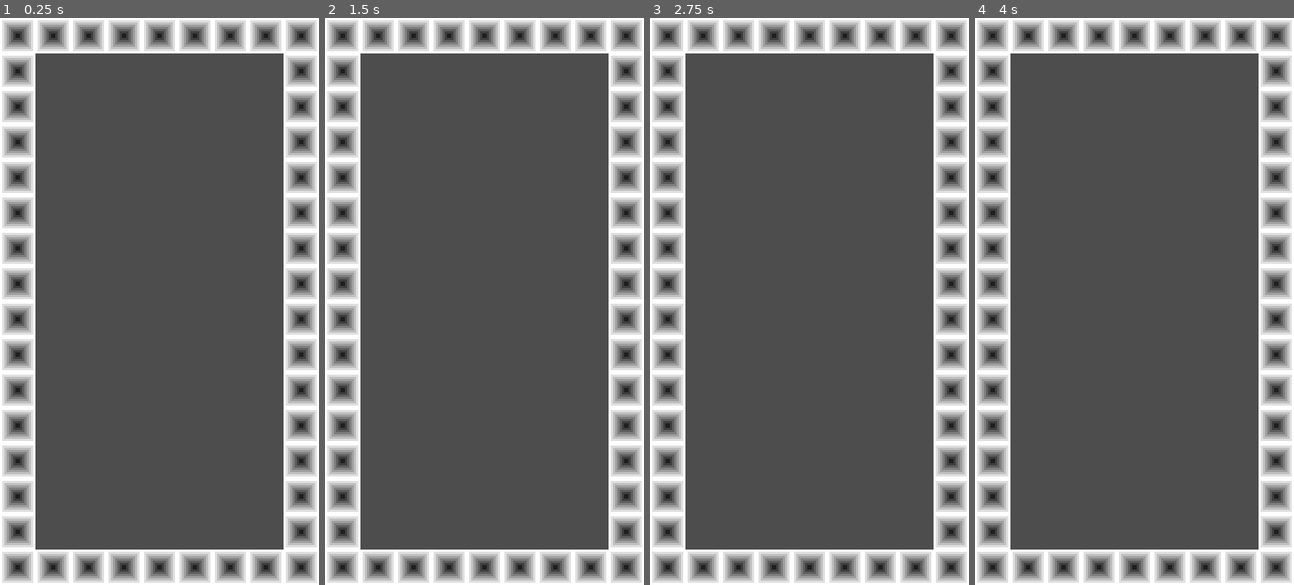
Above: before the commit, frames 1-4 (left to right).
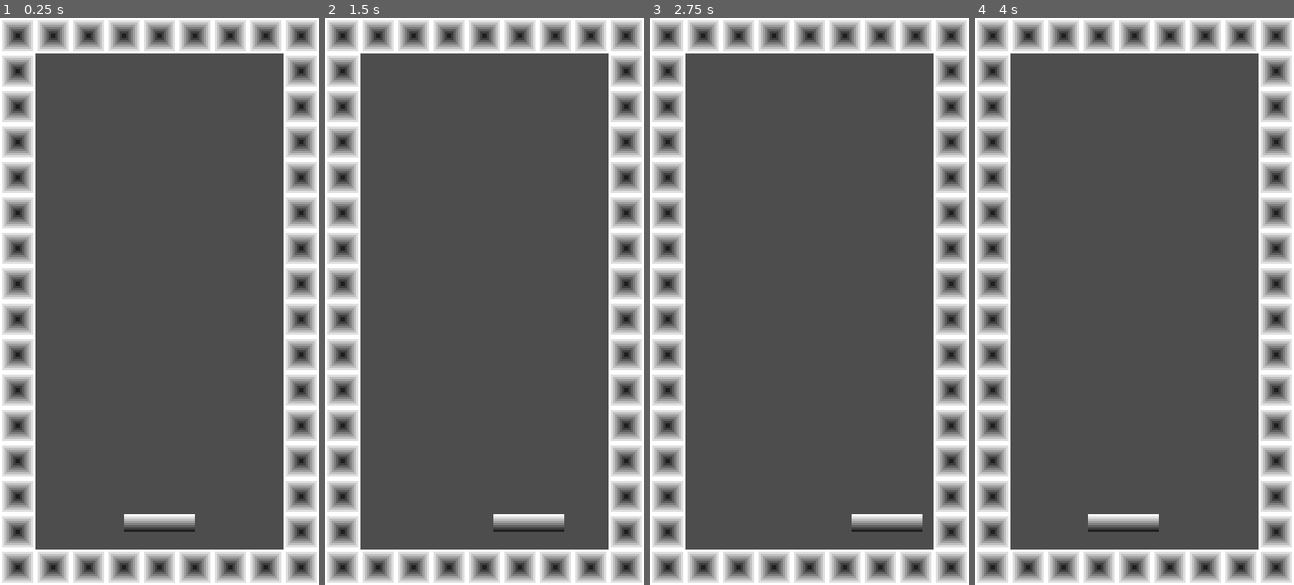
Above: after the commit, the same moments.

Repository: molonepa/20GC-2-Breakout
Game: Godot game, scene res://Game.tscn
The game is run twice, just before and just after one commit, with the same random seed, the same clock (stepped at 60 frames per second) and the same inputs.
Inputs:
- Up to frame 1 (0.25 s): no input
- Up to frame 2 (1.5 s): tap Enter at 0.5 s; hold Right (move_right, bound only after the commit) 0.53-1.28 s; tap Space at 1.25 s; hold Left (move_left, bound only after the commit) from 1.28 s (still down)
- Up to frame 3 (2.75 s): tap Enter at 2 s; release Left (move_left, bound only after the commit) at 2.03 s; hold Right (move_right, bound only after the commit) from 2.03 s (still down)
- Up to frame 4 (4 s): tap Space at 2.75 s; tap Enter at 3.5 s; release Right (move_right, bound only after the commit) at 3.53 s; hold Left (move_left, bound only after the commit) from 3.53 s (still down)

The runs differ from the first frame. In frame 1, 0.5% of the frame differs, in the area x 38-62%, y 87-91%; in frame 2, 0.5%; in frame 3, 0.5%; in frame 4, 0.5%.

Commit message:
add paddle and player controls

Diff:
--- a/Game.tscn
+++ b/Game.tscn
@@ -1,6 +1,7 @@
-[gd_scene load_steps=4 format=3 uid="uid://dpt2y7ctdjc8l"]
+[gd_scene load_steps=5 format=3 uid="uid://dpt2y7ctdjc8l"]
 
 [ext_resource type="Texture2D" uid="uid://3cghebfntg1u" path="res://wall_tile.png" id="1_562nq"]
+[ext_resource type="PackedScene" uid="uid://mxhtatrmk550" path="res://Paddle.tscn" id="2_hhfan"]
 
 [sub_resource type="TileSetAtlasSource" id="TileSetAtlasSource_4pgym"]
 resource_name = "wall"
@@ -21,3 +22,6 @@
 tile_set = SubResource("TileSet_d5k2r")
 format = 2
 layer_0/tile_data = PackedInt32Array(0, 0, 0, 65536, 0, 0, 131072, 0, 0, 196608, 0, 0, 262144, 0, 0, 327680, 0, 0, 3932 …(514 unchanged characters)…
+
+[node name="Paddle" parent="." instance=ExtResource("2_hhfan")]
+position = Vector2(72, 228)
--- /dev/null
+++ b/Paddle.gd
@@ -0,0 +1,13 @@
+extends CharacterBody2D
+
+const SPEED = 100.0
+
+func _physics_process(delta):
+	velocity = Vector2.ZERO
+
+	if Input.is_action_pressed("move_right"):
+		velocity = Vector2.RIGHT * SPEED
+	if Input.is_action_pressed("move_left"):
+		velocity = Vector2.LEFT * SPEED
+
+	move_and_slide()
--- /dev/null
+++ b/Paddle.tscn
@@ -0,0 +1,18 @@
+[gd_scene load_steps=4 format=3 uid="uid://mxhtatrmk550"]
+
+[ext_resource type="Texture2D" uid="uid://dlgvj2jnntdw4" path="res://paddle.png" id="1_6dfb4"]
+[ext_resource type="Script" path="res://Paddle.gd" id="1_sasyb"]
+
+[sub_resource type="RectangleShape2D" id="RectangleShape2D_ebslb"]
+size = Vector2(32, 8)
+
+[node name="Paddle" type="CharacterBody2D"]
+collision_layer = 2
+collision_mask = 5
+script = ExtResource("1_sasyb")
+
+[node name="CollisionShape2D" type="CollisionShape2D" parent="."]
+shape = SubResource("RectangleShape2D_ebslb")
+
+[node name="Sprite2D" type="Sprite2D" parent="."]
+texture = ExtResource("1_6dfb4")
--- a/project.godot
+++ b/project.godot
@@ -23,6 +23,19 @@
 window/size/window_height_override=1024
 window/stretch/mode="canvas_items"
 
+[input]
+
+move_right={
+"deadzone": 0.5,
+"events": [Object(InputEventKey,"resource_local_to_scene":false,"resource_name":"","device":-1,"window_id":0,"alt_pressed":false,"shift_pressed":false,"ctrl_pressed":false,"meta_pressed":false,"pressed":false,"keycode":0,"physical_keycode":4194321,"key_label":0,"unicode":0,"echo":false,"script":null)
+]
+}
+move_left={
+"deadzone": 0.5,
+"events": [Object(InputEventKey,"resource_local_to_scene":false,"resource_name":"","device":-1,"window_id":0,"alt_pressed":false,"shift_pressed":false,"ctrl_pressed":false,"meta_pressed":false,"pressed":false,"keycode":0,"physical_keycode":4194319,"key_label":0,"unicode":0,"echo":false,"script":null)
+]
+}
+
 [rendering]
 
 textures/canvas_textures/default_texture_filter=0
Binary file added: paddle.png
Not shown, added: paddle.png.import
